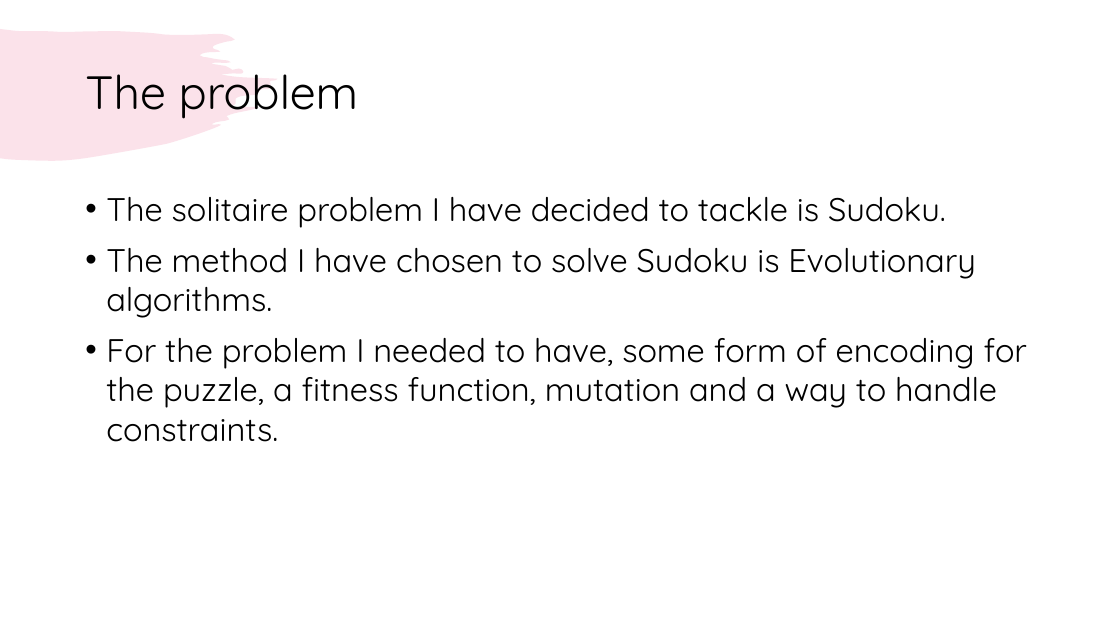
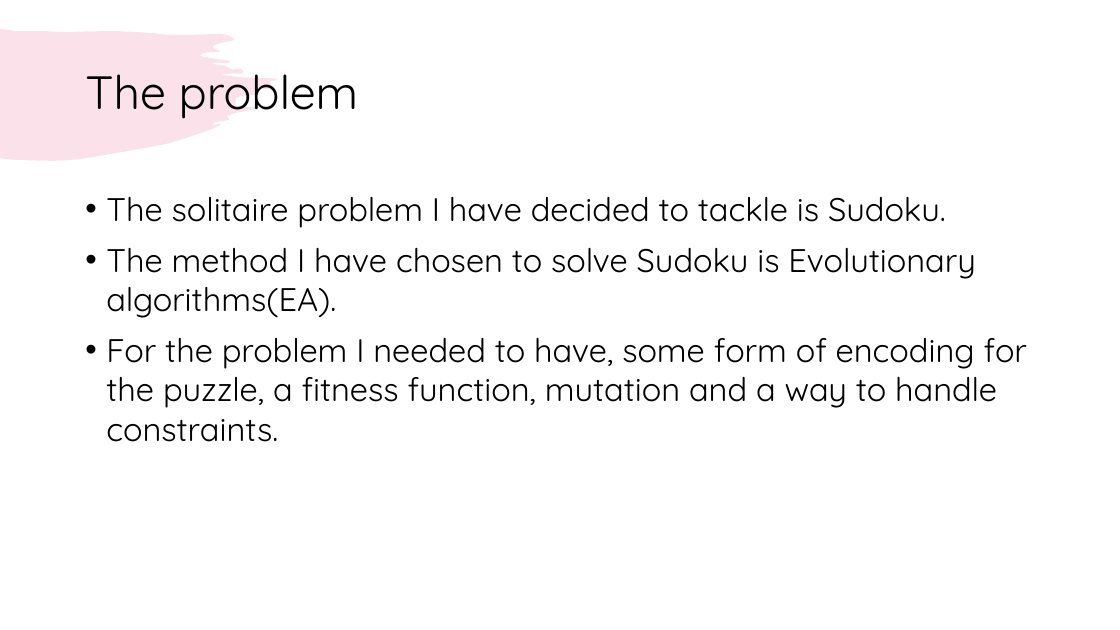
Before and after one commit to sfreeman218/MMP_Sudoku, a slide deck: slide 2 of Documentation/WIPs/Midproject review presentation/Solving Solitaire game with AI review.pptx. Drawn at 1120x630 pixels with LibreOffice and Linux fonts; fonts in the diff are those of the drawing. Boxes give left, top, right and bottom in pixels: in the first picture for what was removed or moved away, otherwise in the second. Text is boxed around its words. In the diff, an @@ line names an element or a change of style, - is before the commit and + after.

```diff
--- a/Documentation/WIPs/Midproject review presentation/Solving Solitaire game with AI review.pptx
+++ b/Documentation/WIPs/Midproject review presentation/Solving Solitaire game with AI review.pptx
@@ text at (x1=106, y1=248, x2=976, y2=318): text changed @@
-• The method I have chosen to solve Sudoku is Evolutionary algorithms.
+• The method I have chosen to solve Sudoku is Evolutionary algorithms(EA).
```
Also in this commit, not shown: 6 other slides changed, 2 slides added, 1 other file.
